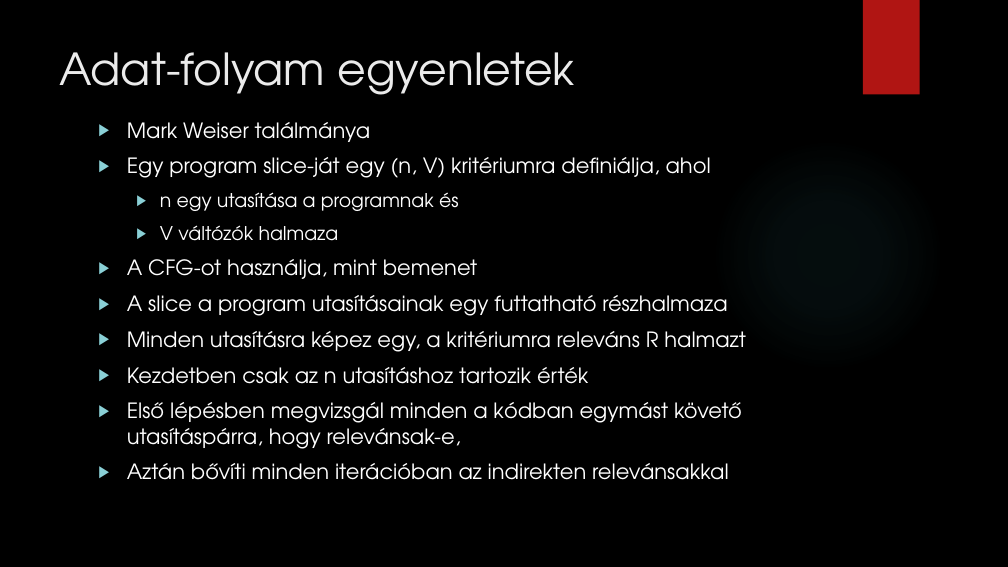
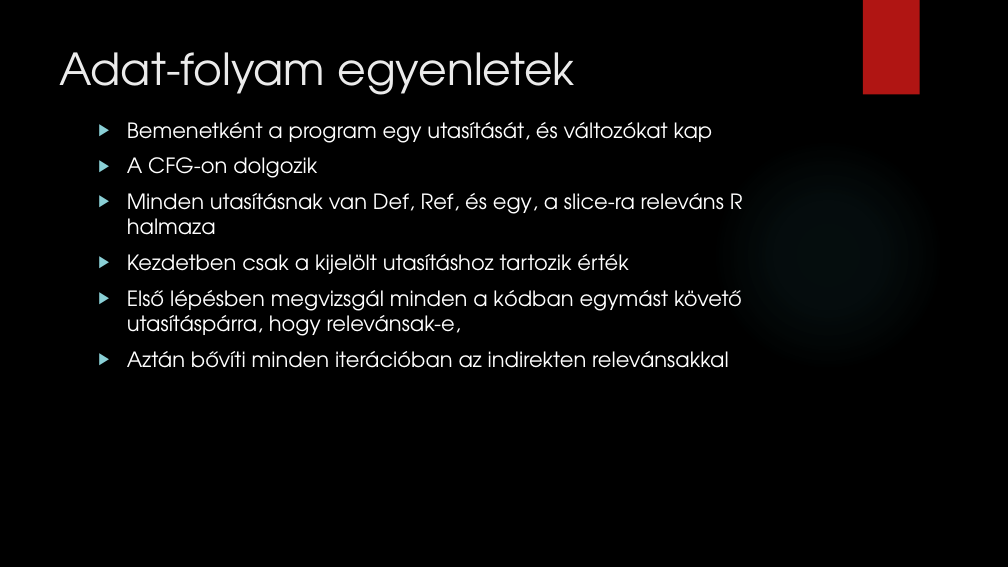
Before and after one commit to dwat3r/slicer, a slide deck: slide 9 of doc/Presentation.pptx (slide 10 before the commit). Drawn at 1008x567 pixels with LibreOffice and Linux fonts; fonts in the diff are those of the drawing; background and template pictures are left out. Boxes give left, top, right and bottom in pixels: in the first picture for what was removed or moved away, otherwise in the second. Text is boxed around its words. In the diff, an @@ line names an element or a change of style, - is before the commit and + after.

```diff
--- a/doc/Presentation.pptx
+++ b/doc/Presentation.pptx
@@ text at (127,122,743,274): text changed @@
-▶ Mark Weiser találmánya
-▶ Egy program slice-ját egy (n, V) kritériumra definiálja, ahol
-  ▶ n egy utasítása a programnak és
-  ▶ V váltózók halmaza
-▶ A CFG-ot használja, mint bemenet
-▶ A slice a program utasításainak egy futtatható részhalmaza
-▶ Minden utasításra képez egy, a kritériumra releváns R halmazt
-▶ Kezdetben csak az n utasításhoz tartozik érték
+▶ Bemenetként a program egy utasítását, és változókat kap
+▶ A CFG-on dolgozik
+▶ Minden utasításnak van Def, Ref, és egy, a slice-ra releváns R halmaza
+▶ Kezdetben csak a kijelölt utasításhoz tartozik érték
```
Also in this commit, not shown: 8 other slides changed, 5 slides added, 19 slides removed, 10 other files.
